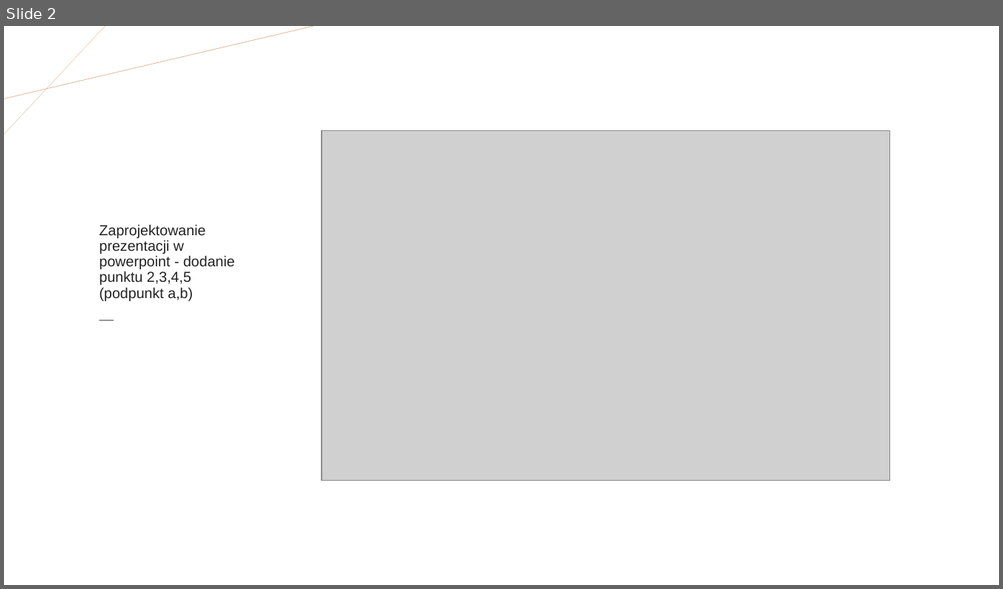
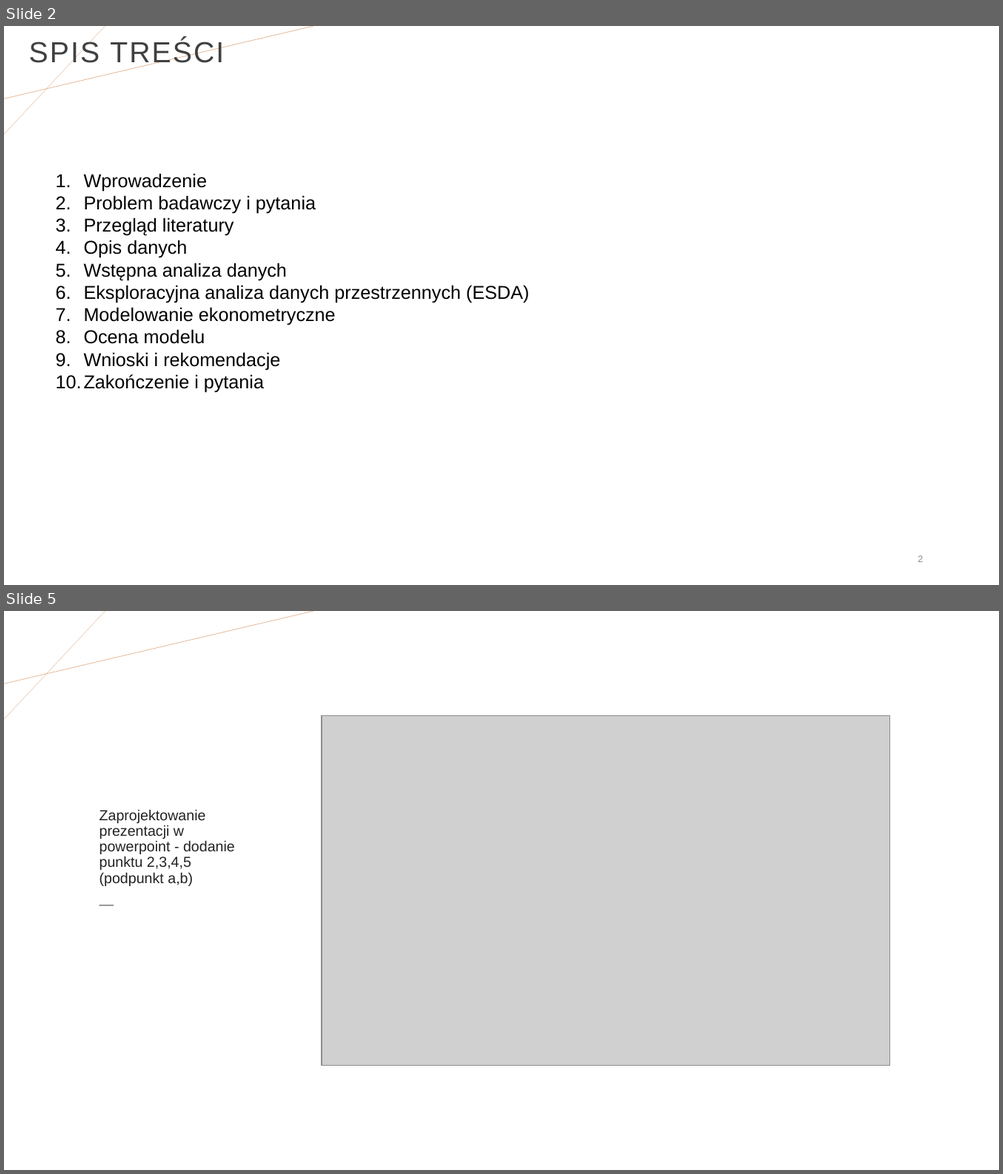
Before and after one commit to iZabela0001/Ekonometria-Przestrzenna, a slide deck: Ekonometria przestrzenna.pptx. Shown one above the other, each under a label of ours: slide 2 before the commit, slides 2 and 5 after it; the slides between them are not shown. The pictures are 1003x589 and 1003x1174 pixels, drawn with LibreOffice and Linux fonts; fonts in the diff are those of the drawing; grey boxes stand for pictures. Boxes give left, top, right and bottom in pixels: in the first picture for what was removed or moved away, otherwise in the second. Text is boxed around its words. In the diff, an @@ line names an element or a change of style, - is before the commit and + after.

Commit message:
Prezentacja update 1.0
1. Edycja strony głównej
2. Spis treści
3. Wprowadzenie
4. Problem badawczy i pytania

```diff
--- a/Ekonometria przestrzenna.pptx
+++ b/Ekonometria przestrzenna.pptx
@@ slide 2 added at [4,26,999,585], background #FFFFFF; not listed: 2 template elements that a slide beside it also shows @@
@@ text added at [29,39,224,68], 28 pt, text #404040 @@
+SPIS TREŚCI
@@ text added at [84,173,529,392], 18 pt, text #000000 @@
+1. Wprowadzenie
+2. Problem badawczy i pytania
+3. Przegląd literatury
+4. Opis danych
+5. Wstępna analiza danych
+6. Eksploracyjna analiza danych przestrzennych (ESDA)
+7. Modelowanie ekonometryczne
+8. Ocena modelu
+9. Wnioski i rekomendacje
+10. Zakończenie i pytania
@@ page number added at [917,556,922,562], 9 pt, text #8C8C8C @@
+2
@@ what was slide 2 is now slide 5 @@
```
Also in this commit, not shown: 1 slide changed, 2 other slides added.
